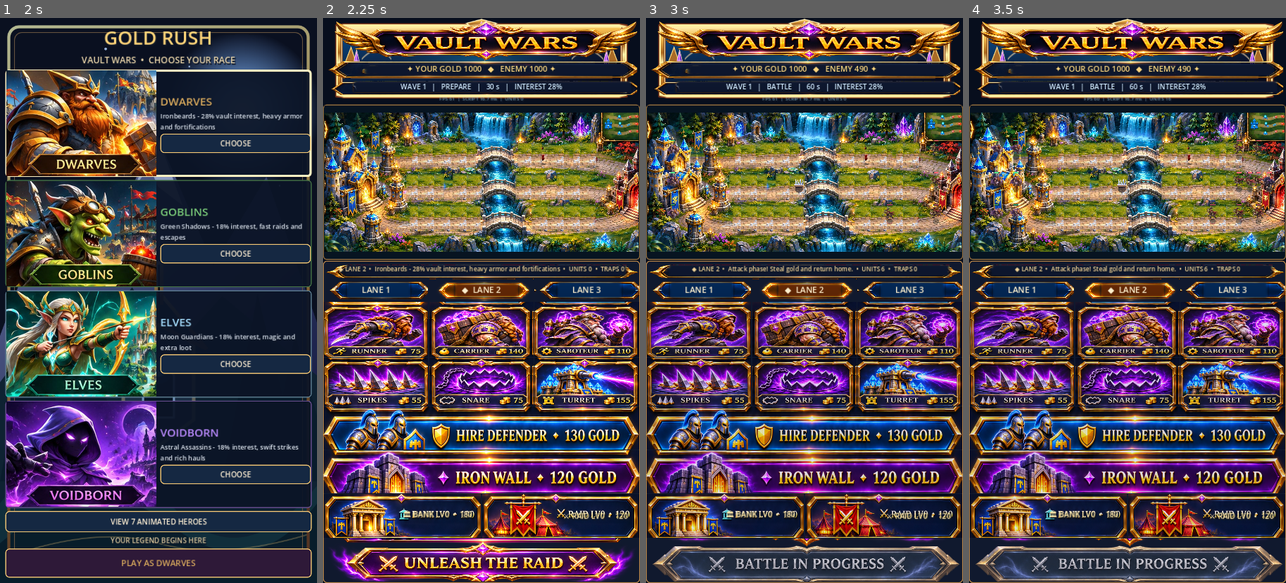
Above: before the commit, frames 1-4 (left to right).
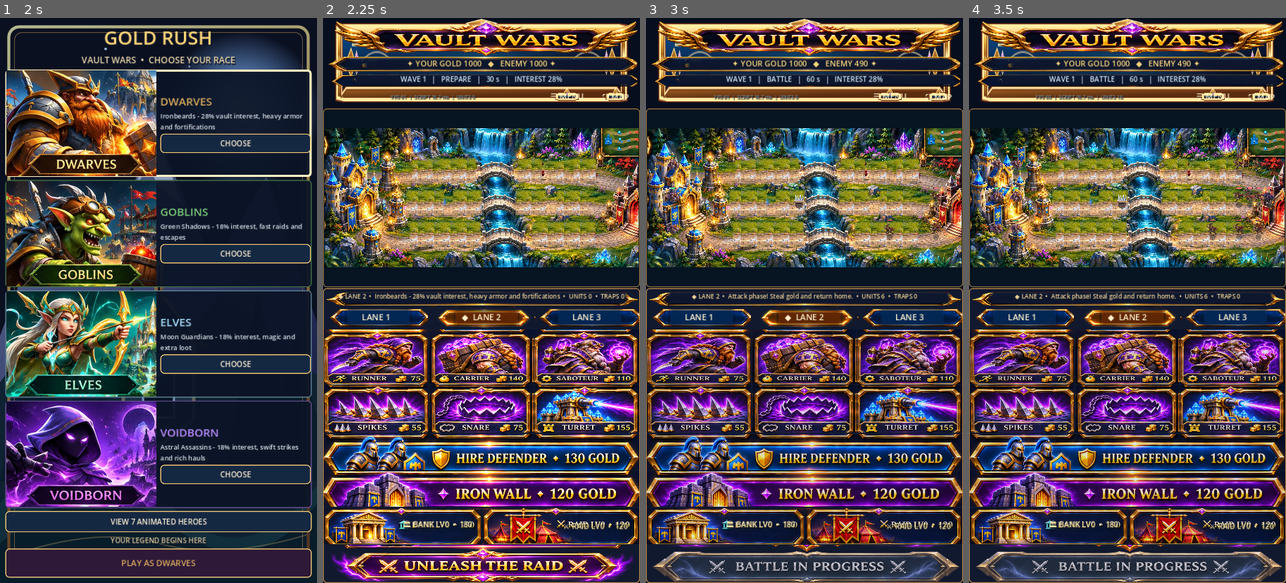
Above: after the commit, the same moments.

Repository: krzych3d/Gold-rush-mobile
Game: Godot game, scene res://main.tscn
Two runs of this game, one before a commit and one after it. Both use one fixed random seed, a clock stepped at 60 frames per second and the inputs below.
Inputs (mouse positions are in pixels of both pictures, inside the frame that each line leads up to; where the layout moved, square brackets give the same spot in the first picture):
- Up to frame 1 (2 s): click (244, 97) at 0.5 s, where only the run after the commit has a clickable "☰ MENU"; click (291, 97) at 1.25 s, where only the run after the commit has a clickable "⛶ MAP"
- Up to frame 2 (2.25 s): click (481, 566) [481, 560] at 2 s
- Up to frame 3 (3 s): click (804, 566) [804, 560] at 2.75 s
- Up to frame 4 (3.5 s): no input

Frame 1 is identical in both runs. In frame 2, 82% of the frame differs, in the area x 0-100%, y 0-100%; in frame 3, 79%; in frame 4, 79%.

Commit message:
Add playable match exit controls and cinematic result sequences

Diff:
--- /dev/null
+++ b/scripts/cinematic_outcome.gd
@@ -0,0 +1,147 @@
+extends Control
+## Premium full-screen in-match result presentation.
+## Animated stardust, illuminated title, buttons and original victory/defeat
+## instrumental cues are real Godot controls, not a flattened poster.
+signal play_again_requested
+signal main_menu_requested
+
+const OutcomeMusic = preload("res://scripts/outcome_music.gd")
+const OrnateHUD = preload("res://scripts/ornate_hud.gd")
+var confetti: CPUParticles2D
+var backdrop: ColorRect
+var centerpiece: VBoxContainer
+var score_player: AudioStreamPlayer
+var is_victory := false
+
+func _ready() -> void:
+	set_anchors_and_offsets_preset(Control.PRESET_FULL_RECT)
+	mouse_filter = Control.MOUSE_FILTER_STOP
+	z_index = 100
+	backdrop = ColorRect.new()
+	backdrop.color = Color(0.02, 0.02, 0.08, 0.0)
+	backdrop.mouse_filter = Control.MOUSE_FILTER_IGNORE
+	backdrop.set_anchors_and_offsets_preset(Control.PRESET_FULL_RECT)
+	add_child(backdrop)
+	confetti = CPUParticles2D.new()
+	confetti.amount = 46
+	confetti.lifetime = 2.3
+	confetti.one_shot = false
+	confetti.explosiveness = 0.0
+	confetti.emission_shape = CPUParticles2D.EMISSION_SHAPE_RECTANGLE
+	confetti.emission_rect_extents = Vector2(265, 140)
+	confetti.direction = Vector2(0, -1)
+	confetti.spread = 165.0
+	confetti.gravity = Vector2(0, 30)
+	confetti.initial_velocity_min = 48.0
+	confetti.initial_velocity_max = 135.0
+	confetti.scale_amount_min = 0.45
+	confetti.scale_amount_max = 1.5
+	add_child(confetti)
+	resized.connect(_recenter_particles)
+	_recenter_particles()
+	score_player = AudioStreamPlayer.new()
+	score_player.name = "CinematicResultScore"
+	score_player.volume_db = -8.0
+	add_child(score_player)
+
+func _recenter_particles() -> void:
+	if confetti != null:
+		confetti.position = size * 0.5
+
+func _new_title(title_text: String, font_size: int, tint: Color) -> Label:
+	var label := Label.new()
+	label.text = title_text
+	label.horizontal_alignment = HORIZONTAL_ALIGNMENT_CENTER
+	label.vertical_alignment = VERTICAL_ALIGNMENT_CENTER
+	label.add_theme_font_size_override("font_size", font_size)
+	label.add_theme_color_override("font_color", tint)
+	label.add_theme_color_override("font_shadow_color", Color(0.04, 0.02, 0.12, 0.97))
+	label.add_theme_constant_override("shadow_offset_x", 3)
+	label.add_theme_constant_override("shadow_offset_y", 4)
+	return label
+
+func present(victory: bool, draw: bool, reason: String, wave: int, our_gold: int, enemy_gold: int) -> void:
+	is_victory = victory
+	var gold: Color = Color("ffd47e") if victory else Color("e7a1bb")
+	var highlight: Color = Color("b57bff") if victory else Color("a04065")
+	confetti.color = Color("ffe190") if victory else Color("aa92df")
+	confetti.emitting = true
+	var shadow_frame := PanelContainer.new()
+	var panel_style := StyleBoxFlat.new()
+	panel_style.bg_color = Color(0.06, 0.07, 0.19, 0.97)
+	panel_style.border_color = gold
+	panel_style.set_border_width_all(4)
+	panel_style.set_corner_radius_all(24)
+	panel_style.content_margin_left = 22
+	panel_style.content_margin_right = 22
+	panel_style.content_margin_top = 24
+	panel_style.content_margin_bottom = 25
+	panel_style.shadow_size = 24
+	panel_style.shadow_color = highlight.darkened(0.45)
+	shadow_frame.add_theme_stylebox_override("panel", panel_style)
+	var center := CenterContainer.new()
+	center.set_anchors_and_offsets_preset(Control.PRESET_FULL_RECT)
+	center.mouse_filter = Control.MOUSE_FILTER_IGNORE
+	add_child(center)
+	centerpiece = VBoxContainer.new()
+	centerpiece.custom_minimum_size = Vector2(minf(size.x - 40.0, 590.0), 0)
+	centerpiece.size_flags_horizontal = Control.SIZE_SHRINK_CENTER
+	centerpiece.add_theme_constant_override("separation", 13)
+	center.add_child(centerpiece)
+	centerpiece.add_child(shadow_frame)
+	var inside := VBoxContainer.new()
+	inside.add_theme_constant_override("separation", 12)
+	shadow_frame.add_child(inside)
+	var crest := TextureRect.new()
+	crest.expand_mode = TextureRect.EXPAND_IGNORE_SIZE
+	crest.stretch_mode = TextureRect.STRETCH_KEEP_ASPECT_CENTERED
+	crest.custom_minimum_size.y = 95
+	crest.texture = load("res://assets/ui/direct/title.png") as Texture2D
+	inside.add_child(crest)
+	var ornament := _new_title("✦   ✦   ✦", 28, highlight)
+	inside.add_child(ornament)
+	var headline := _new_title("VICTORY" if victory else "DRAW" if draw else "DEFEAT",
+		75 if victory else 71, gold)
+	headline.name = "OutcomeHeadline"
+	inside.add_child(headline)
+	var verdict := "THE ENEMY VAULT HAS FALLEN" if victory else "BOTH VAULTS STAND EMPTY" if draw else "YOUR VAULT HAS FALLEN"
+	inside.add_child(_new_title(verdict, 21, Color("e4d8eb")))
+	var flourish := ColorRect.new()
+	flourish.custom_minimum_size = Vector2(10, 3)
+	flourish.color = highlight
+	inside.add_child(flourish)
+	var stats := _new_title("WAVE %d   ✦   YOUR GOLD %d   ✦   ENEMY GOLD %d" % [wave, our_gold, enemy_gold],
+		17, Color("d5c5e8"))
+	stats.autowrap_mode = TextServer.AUTOWRAP_WORD_SMART
+	inside.add_child(stats)
+	inside.add_child(_new_title(reason, 16, Color("b9a9d3")))
+	var illustrated := OrnateHUD.new()
+	var replay := Button.new()
+	replay.name = "PlayAgain"
+	replay.custom_minimum_size = Vector2(0, 77)
+	replay.text = "↻  PLAY AGAIN"
+	replay.focus_mode = Control.FOCUS_NONE
+	illustrated.button(replay, "banner_purple", "banner_gold")
+	inside.add_child(replay)
+	replay.pressed.connect(func() -> void: play_again_requested.emit())
+	var menu := Button.new()
+	menu.name = "MainMenu"
+	menu.text = "⌂  RETURN TO MAIN MENU"
+	menu.custom_minimum_size = Vector2(0, 66)
+	menu.focus_mode = Control.FOCUS_NONE
+	illustrated.button(menu, "banner_blue", "banner_gold")
+	inside.add_child(menu)
+	menu.pressed.connect(func() -> void: main_menu_requested.emit())
+	centerpiece.pivot_offset = Vector2(centerpiece.size.x * 0.5, centerpiece.size.y * 0.5)
+	centerpiece.scale = Vector2(0.70, 0.70)
+	centerpiece.modulate.a = 0.0
+	var entrance := create_tween()
+	entrance.set_parallel(true)
+	entrance.tween_property(backdrop, "color", Color(0.02, 0.01, 0.08, 0.87), 0.7)
+	entrance.tween_property(centerpiece, "modulate:a", 1.0, 0.85)
+	entrance.tween_property(centerpiece, "scale", Vector2.ONE, 0.75).set_trans(Tween.TRANS_BACK).set_ease(Tween.EASE_OUT)
+	var pulse := create_tween().set_loops()
+	pulse.tween_property(headline, "modulate", highlight, 1.35)
+	pulse.tween_property(headline, "modulate", Color.WHITE, 1.35)
+	score_player.stream = OutcomeMusic.render(victory, draw)
+	score_player.play()
--- a/scripts/game.gd
+++ b/scripts/game.gd
@@ -2,6 +2,7 @@
 
 const AnimationGallery = preload("res://scripts/animation_gallery.gd")
 const OrnateHUD = preload("res://scripts/ornate_hud.gd")
+const CinematicOutcome = preload("res://scripts/cinematic_outcome.gd")
 const MAX_WAVES := 999
 const RACE_NAMES := ["DWARVES", "GOBLINS", "ELVES", "VOIDBORN"]
 const RACE_ART_PREFIX := ["dwarf", "goblin", "elf", ""]
@@ -76,6 +77,12 @@
 var original_png_ui := false
 var last_original_raid_skin := ""
 var gameplay_panel: VBoxContainer
+var command_frame: PanelContainer
+var battlefield_frame: PanelContainer
+var main_menu_button: Button
+var map_mode_button: Button
+var menu_confirmation: Control
+var result_overlay: Control
 var map_toggle_button: Button
 var camera_controls_row: HBoxContainer
 # True 2:1 diamond projection: world X/Y become screen diagonal axes.
@@ -194,7 +201,7 @@
 	if original_png_ui:
 		ornate_ui.original_panel(title_plaque, "title")
 		title.text = "" # Title is engraved in the genuine PNG
-		title_plaque.custom_minimum_size.y = 92
+		title_plaque.custom_minimum_size.y = 82
 	var banner := HBoxContainer.new()
 	var gold_plaque := PanelContainer.new()
 	gold_plaque.name = "ResourceArtwork"
@@ -203,7 +210,7 @@
 	gold_plaque.add_child(banner)
 	if original_png_ui:
 		ornate_ui.original_panel(gold_plaque, "gold_bar")
-		gold_plaque.custom_minimum_size.y = 42
+		gold_plaque.custom_minimum_size.y = 37
 	hud = Label.new()
 	hud.horizontal_alignment = HORIZONTAL_ALIGNMENT_CENTER
 	hud.size_flags_horizontal = Control.SIZE_EXPAND_FILL
@@ -219,22 +226,40 @@
 	phase_plaque.add_child(timer_label)
 	if original_png_ui:
 		ornate_ui.original_panel(phase_plaque, "phase_bar")
-		phase_plaque.custom_minimum_size.y = 37
+		phase_plaque.custom_minimum_size.y = 34
 	performance_label = Label.new()
 	performance_label.horizontal_alignment = HORIZONTAL_ALIGNMENT_CENTER
 	_style_label(performance_label, 11, Color("87b2c9"))
-	performance_label.modulate.a = 0.75
-	header.add_child(performance_label)
-
-	var battlefield_frame := PanelContainer.new()
+	performance_label.modulate.a = 0.70
+	var title_actions := HBoxContainer.new()
+	title_actions.add_theme_constant_override("separation", 5)
+	header.add_child(title_actions)
+	performance_label.size_flags_horizontal = Control.SIZE_EXPAND_FILL
+	title_actions.add_child(performance_label)
+	main_menu_button = Button.new()
+	main_menu_button.name = "MainMenuToggle"
+	main_menu_button.text = "☰ MENU"
+	main_menu_button.custom_minimum_size = Vector2(110, 36)
+	ornate_ui.button(main_menu_button, "lane_blue", "lane_selected", true)
+	title_actions.add_child(main_menu_button)
+	main_menu_button.pressed.connect(_request_main_menu)
+	map_mode_button = Button.new()
+	map_mode_button.name = "MapViewToggle"
+	map_mode_button.text = "⛶ MAP"
+	map_mode_button.custom_minimum_size = Vector2(100, 36)
+	ornate_ui.button(map_mode_button, "lane_blue", "lane_selected", true)
+	title_actions.add_child(map_mode_button)
+	map_mode_button.pressed.connect(_toggle_map_expanded)
+
+	battlefield_frame = PanelContainer.new()
 	_apply_epic_panel(battlefield_frame, Color("071728"), Color("98713d"), 3)
 	battlefield_frame.size_flags_horizontal = Control.SIZE_EXPAND_FILL
 	# Keep the map panel close to its original 2400:1060 landscape ratio.
 	battlefield_frame.size_flags_vertical = Control.SIZE_SHRINK_CENTER
-	battlefield_frame.custom_minimum_size.y = 352
+	battlefield_frame.custom_minimum_size.y = 405
 	root.add_child(battlefield_frame)
 	arena = Control.new()
-	arena.custom_minimum_size = Vector2(0, 342)
+	arena.custom_minimum_size = Vector2(0, 395)
 	arena.clip_contents = true
 	arena.size_flags_horizontal = Control.SIZE_EXPAND_FILL
 	arena.size_flags_vertical = Control.SIZE_EXPAND_FILL
@@ -269,7 +294,7 @@
 		else:
 			control.pressed.connect(_center_camera)
 
-	var command_frame := PanelContainer.new()
+	command_frame = PanelContainer.new()
 	command_frame.size_flags_horizontal = Control.SIZE_EXPAND_FILL
 	command_frame.size_flags_vertical = Control.SIZE_EXPAND_FILL
 	_apply_epic_panel(command_frame, Color("10192e"), Color("bc884a"), 2)
@@ -903,7 +928,96 @@
 	else:
 		message = "DEFEAT! YOUR VAULT IS EMPTY"
 	victory_reason = message
+	call_deferred("_show_cinematic_result")
 	return true
+
+func _show_cinematic_result() -> void:
+	if phase != "END" or result_overlay != null or not is_inside_tree():
+		return
+	if menu_music != null:
+		menu_music.stop()
+	result_overlay = CinematicOutcome.new()
+	add_child(result_overlay)
+	result_overlay.play_again_requested.connect(_restart_match)
+	result_overlay.main_menu_requested.connect(_return_to_main_menu)
+	result_overlay.present(gold[1] <= 0 and gold[0] > 0,
+		gold[0] <= 0 and gold[1] <= 0, victory_reason, wave, gold[0], gold[1])
+
+func _restart_match() -> void:
+	get_tree().reload_current_scene()
+
+func _return_to_main_menu() -> void:
+	# A fresh scene opens the existing four-race selection screen.
+	get_tree().reload_current_scene()
+
+func _request_main_menu() -> void:
+	if phase == "SELECT":
+		return
+	if phase == "END":
+		_return_to_main_menu()
+		return
+	if menu_confirmation != null:
+		return
+	menu_confirmation = ColorRect.new()
+	menu_confirmation.name = "LeaveMatchConfirmation"
+	menu_confirmation.color = Color(0.02, 0.02, 0.08, 0.90)
+	menu_confirmation.mouse_filter = Control.MOUSE_FILTER_STOP
+	menu_confirmation.set_anchors_and_offsets_preset(Control.PRESET_FULL_RECT)
+	menu_confirmation.z_index = 110
+	add_child(menu_confirmation)
+	var center := CenterContainer.new()
+	center.set_anchors_and_offsets_preset(Control.PRESET_FULL_RECT)
+	menu_confirmation.add_child(center)
+	var frame := PanelContainer.new()
+	var skin := StyleBoxFlat.new()
+	skin.bg_color = Color("10172e")
+	skin.border_color = Color("f6c878")
+	skin.set_border_width_all(3)
+	skin.set_corner_radius_all(16)
+	skin.set_content_margin_all(22)
+	frame.add_theme_stylebox_override("panel", skin)
+	center.add_child(frame)
+	var choices := VBoxContainer.new()
+	choices.custom_minimum_size.x = 460
+	choices.add_theme_constant_override("separation", 15)
+	frame.add_child(choices)
+	var warning := Label.new()
+	warning.text = "LEAVE THE BATTLE?"
+	warning.horizontal_alignment = HORIZONTAL_ALIGNMENT_CENTER
+	_style_label(warning, 29, Color("ffe2a2"))
+	choices.add_child(warning)
+	var detail := Label.new()
+	detail.text = "Current match progress will be lost."
+	detail.horizontal_alignment = HORIZONTAL_ALIGNMENT_CENTER
+	_style_label(detail, 18, Color("ddd0ed"))
+	choices.add_child(detail)
+	var stay := Button.new()
+	stay.name = "StayInBattle"
+	stay.text = "CONTINUE BATTLE"
+	stay.custom_minimum_size.y = 65
+	ornate_ui.button(stay, "banner_blue", "banner_gold")
+	choices.add_child(stay)
+	stay.pressed.connect(_dismiss_menu_confirmation)
+	var leave := Button.new()
+	leave.name = "ConfirmMainMenu"
+	leave.text = "RETURN TO MAIN MENU"
+	leave.custom_minimum_size.y = 65
+	ornate_ui.button(leave, "banner_purple", "banner_gold")
+	choices.add_child(leave)
+	leave.pressed.connect(_return_to_main_menu)
+
+func _dismiss_menu_confirmation() -> void:
+	if menu_confirmation != null:
+		menu_confirmation.queue_free()
+		menu_confirmation = null
+
+func _unhandled_key_input(event: InputEvent) -> void:
+	if event.is_action_pressed("ui_cancel"):
+		if menu_confirmation != null:
+			_dismiss_menu_confirmation()
+		else:
+			_request_main_menu()
+		get_viewport().set_input_as_handled()
 
 func _end_wave() -> void:
 	if phase != "ATTACK":
@@ -1283,8 +1397,10 @@
 
 func _toggle_map_expanded() -> void:
 	expanded_map = not expanded_map
-	gameplay_panel.visible = not expanded_map
-	map_toggle_button.text = "CONTROLS" if expanded_map else "EXPAND"
+	command_frame.visible = not expanded_map
+	battlefield_frame.size_flags_vertical = Control.SIZE_EXPAND_FILL if expanded_map else Control.SIZE_SHRINK_CENTER
+	map_mode_button.text = "▤ CONTROLS" if expanded_map else "⛶ MAP"
+	# Keep the entire world visible in tactical overview.
 	call_deferred("_fit_map")
 
 func _change_zoom(delta: float) -> void:
--- /dev/null
+++ b/scripts/outcome_music.gd
@@ -0,0 +1,55 @@
+extends RefCounted
+## Original short orchestral-style outcome cues. Fully offline; no licensed
+## recordings, no API calls, and no per-frame audio synthesis during battle.
+const RATE := 16000
+const DURATION := 5.6
+
+static func render(victory: bool, draw: bool = false) -> AudioStreamWAV:
+	var chords: Array = [[60, 64, 67], [65, 69, 72], [67, 71, 74], [72, 76, 79]] if victory else [[57, 60, 64], [53, 57, 60], [50, 53, 57], [45, 48, 52]]
+	var melody: Array = [72, 74, 76, 79, 84, 79, 76, 84] if victory else [72, 69, 65, 64, 60, 57, 52, 45]
+	if draw:
+		chords = [[57, 60, 64], [60, 64, 67], [57, 60, 64], [60, 64, 67]]
+	var buffer := PackedByteArray()
+	var frames: int = int(DURATION * float(RATE))
+	buffer.resize(frames * 2)
+	var phases: Array = [0.0, 0.0, 0.0]
+	var lead_phase := 0.0
+	var first: float = 0.0
+	for i in frames:
+		var t: float = float(i) / float(RATE)
+		var chord_index: int = mini(3, int(t / 1.4))
+		var total: float = 0.0
+		for voice in 3:
+			var semitone: float = float(chords[chord_index][voice])
+			var hz: float = 440.0 * pow(2.0, (semitone - 69.0) / 12.0)
+			phases[voice] = fposmod(float(phases[voice]) + TAU * hz / float(RATE), TAU)
+			var phase: float = float(phases[voice])
+			# Warm ensemble of low brass and strings, with a gently animated
+			# harmonic spectrum rather than buzzy square-wave polyphony.
+			total += (sin(phase) + 0.25 * sin(2.0 * phase) + 0.10 * sin(3.0 * phase)) * 0.084
+		var step: int = mini(melody.size() - 1, int(t / 0.7))
+		var lead_hz: float = 440.0 * pow(2.0, (float(melody[step]) - 69.0) / 12.0)
+		lead_phase = fposmod(lead_phase + TAU * lead_hz / float(RATE), TAU)
+		var step_t: float = fposmod(t, 0.7)
+		var lead_env: float = minf(1.0, step_t / 0.10) * (1.0 - smoothstep(0.43, 0.70, step_t))
+		total += (sin(lead_phase) + 0.17 * sin(2.0 * lead_phase)) * lead_env * (0.17 if victory else 0.12)
+		var strike_t: float = fposmod(t, 1.4)
+		# Damped ceremonial drum impacts / distant bass.
+		var impact: float = sin(TAU * (73.0 if victory else 52.0) * t)
+		total += impact * exp(-strike_t * (13.0 if victory else 7.0)) * 0.30
+		var shimmer: float = sin(TAU * 1246.0 * t) * exp(-strike_t * 6.0)
+		if victory:
+			total += shimmer * 0.025
+		var envelope: float = smoothstep(0.0, 0.18, t) * (1.0 - smoothstep(4.8, DURATION, t))
+		var pcm: int = int(round(clampf(total * envelope, -0.86, 0.86) * 32767.0))
+		if pcm < 0:
+			pcm += 65536
+		buffer[i * 2] = pcm & 255
+		buffer[i * 2 + 1] = (pcm >> 8) & 255
+	var stream := AudioStreamWAV.new()
+	stream.format = AudioStreamWAV.FORMAT_16_BITS
+	stream.mix_rate = RATE
+	stream.stereo = false
+	stream.loop_mode = AudioStreamWAV.LOOP_DISABLED
+	stream.data = buffer
+	return stream
